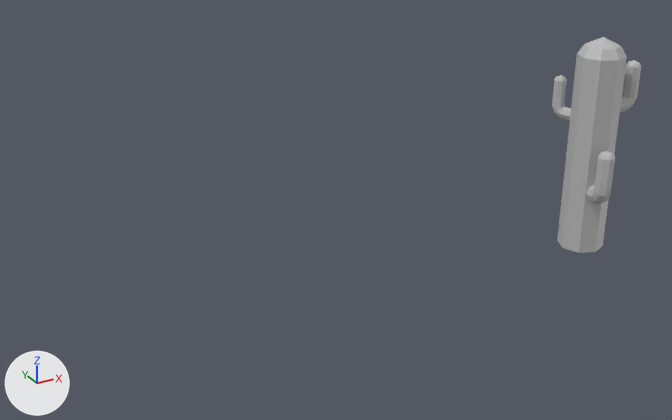
An edit to the FBX model Assets/Files/Models/Cacti/CactiTall_02.fbx, drawn before and after from the same camera.
Rendered twice from a 50 mm camera at (-2.25, -5.07, 2.28) aimed at (-0.3, -1.52, 0.5). The axes (+X, +Y, +Z) are drawn at lower left. The lights are the same throughout.

Before the edit, the objects in view are built like this:
```python
me_mesh = bpy.data.meshes.new('Mesh')
me_mesh.from_pydata(...)  # 221 vertices, 224 faces; spans x -0.34..0.74, y 0.0..3.12, z -0.63..0.62
me_mesh.materials.append(mat_cacti_mat)  # grey #bcbcbc
ob_tallcacti_01 = bpy.data.objects.new('TallCacti_01', me_mesh)
ob_tallcacti_01.location = (1.228, -1.598, 0.001)
ob_tallcacti_01.rotation_euler = (1.571, 0.0, 0.0)  # degrees (90, 0, 0)
ob_tallcacti_01.scale = (0.376, 0.376, 0.376)
```
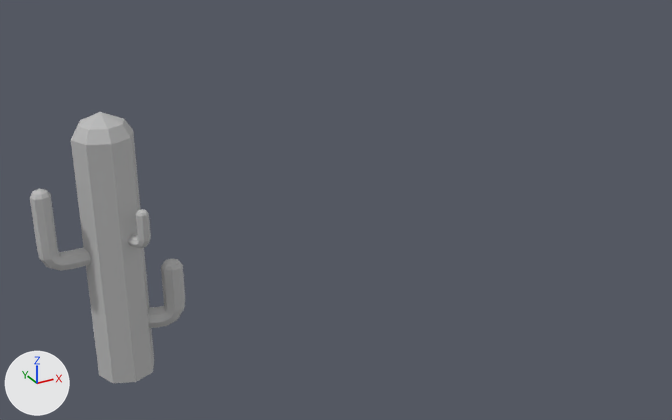
What the commit changed:
Material 'Cacti_MAT.002' (mat_cacti_mat_002) is new.
Its base color is (0.5, 0.5, 0.5) (grey #bcbcbc).
Its roughness is 0.553.
me_mesh is used by ob_tallcacti_01; location (1.228, -1.598, 0.001); rotation (1.571, 0.0, 0.0), in degrees (90, 0, 0); scale (0.376, 0.376, 0.376).
me_mesh had 221 vertices, 224 faces and spanned x -0.34..0.74, y 0.0..3.12, z -0.63..0.62.
me_mesh no longer uses material mat_cacti_mat (grey #bcbcbc).
me_mesh now has 221 vertices, 224 faces and spans x -25.92..30.6, y 0.0..117.35, z -19.34..12.45.
me_mesh part 1: the loose piece of 65 vertices spanning x -0.31..0.02, y 1.85..2.49, z -0.63..-0.15 is scaled about its middle by 28.1, then moved by (-5.71, 69.64, -12.27), in mat_cacti_mat_002 (grey #bcbcbc).
me_mesh part 2: the loose piece of 65 vertices spanning x 0.17..0.74, y 1.97..2.72, z -0.13..0.08 is turned 161.1 degrees about the y axis through its middle and scaled by 43, then moved by (-14.96, 33.11, -4.73), in mat_cacti_mat_002 (grey #bcbcbc).
me_mesh part 3: a new loose piece of 65 vertices spanning x 9.5..30.6, y 53.45..90.29, z -3.88..4.12, in mat_cacti_mat_002 (grey #bcbcbc).
me_mesh part 4: a new loose piece of 26 vertices spanning x -12.45..12.45, y 0.0..117.35, z -12.45..12.45, in mat_cacti_mat_002 (grey #bcbcbc).
me_mesh part 5: the loose piece of 65 vertices spanning x -0.34..0.08, y 0.83..1.68, z -0.02..0.62 is deleted.
me_mesh part 6: the loose piece of 26 vertices spanning x -0.33..0.33, y 0.0..3.12, z -0.36..0.3 is deleted.
me_mesh now uses material mat_cacti_mat_002 (grey #bcbcbc).
Object 'TallCacti_01' (ob_tallcacti_01) moves from (1.228, -1.598, 0.001) to (-1.383, -1.587, 0.001).
Object 'TallCacti_01' (ob_tallcacti_01) turns from (90, 0, 0) to (90, 0, -180) degrees about x, y and z.
Object 'TallCacti_01' (ob_tallcacti_01) is rescaled from (0.376, 0.376, 0.376) to (0.01, 0.01, 0.01).

What differs and where, as boxes [x1, y1, x2, y2] in the pictures (672 x 420 px; the box of a moved part takes in the faces that stretch with it):
'TallCacti_01', reshaped, moved, turned, rescaled
    before: [552, 37, 641, 253]
    after: [30, 112, 185, 383]
part 1 of me_mesh, moved or reshaped
    before: [552, 75, 571, 120]
    after: [128, 209, 151, 248]
part 2 of me_mesh, moved or reshaped
    before: [620, 60, 641, 112]
    after: [148, 259, 185, 328]
part 3 of me_mesh, added
    after: [30, 189, 91, 271]
part 4 of me_mesh, added
    after: [71, 112, 154, 383]
part 5 of me_mesh, deleted
    before: [586, 151, 615, 204]
part 6 of me_mesh, deleted
    before: [557, 37, 627, 253]
